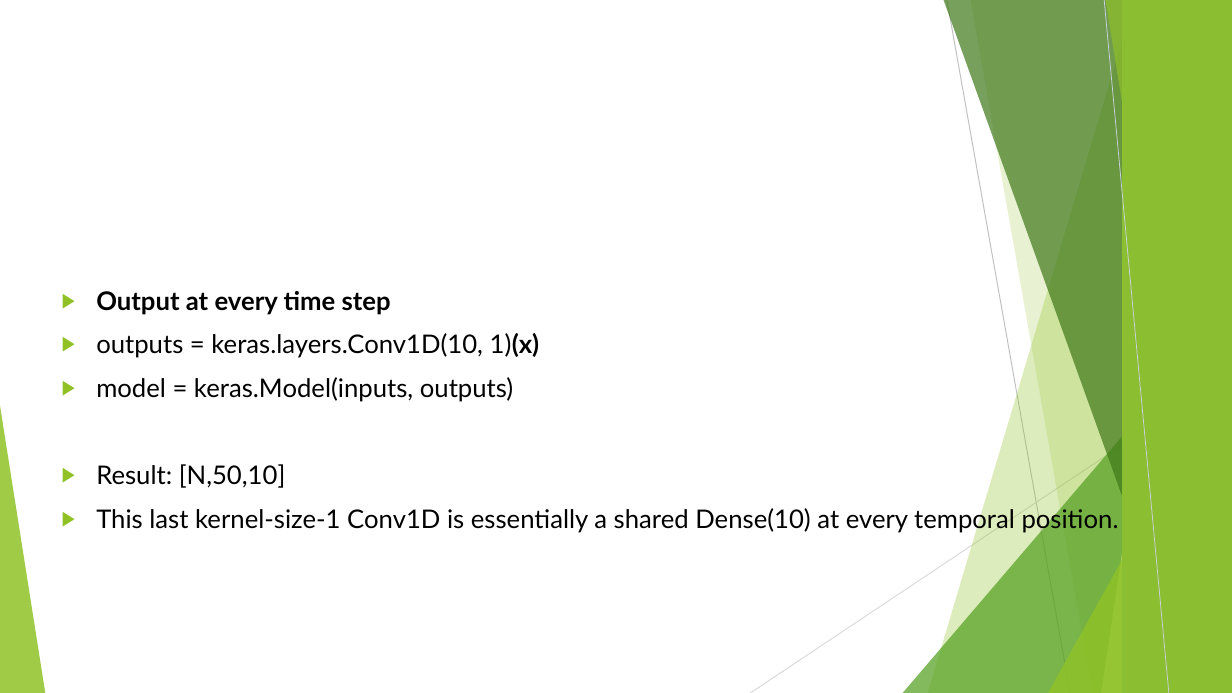
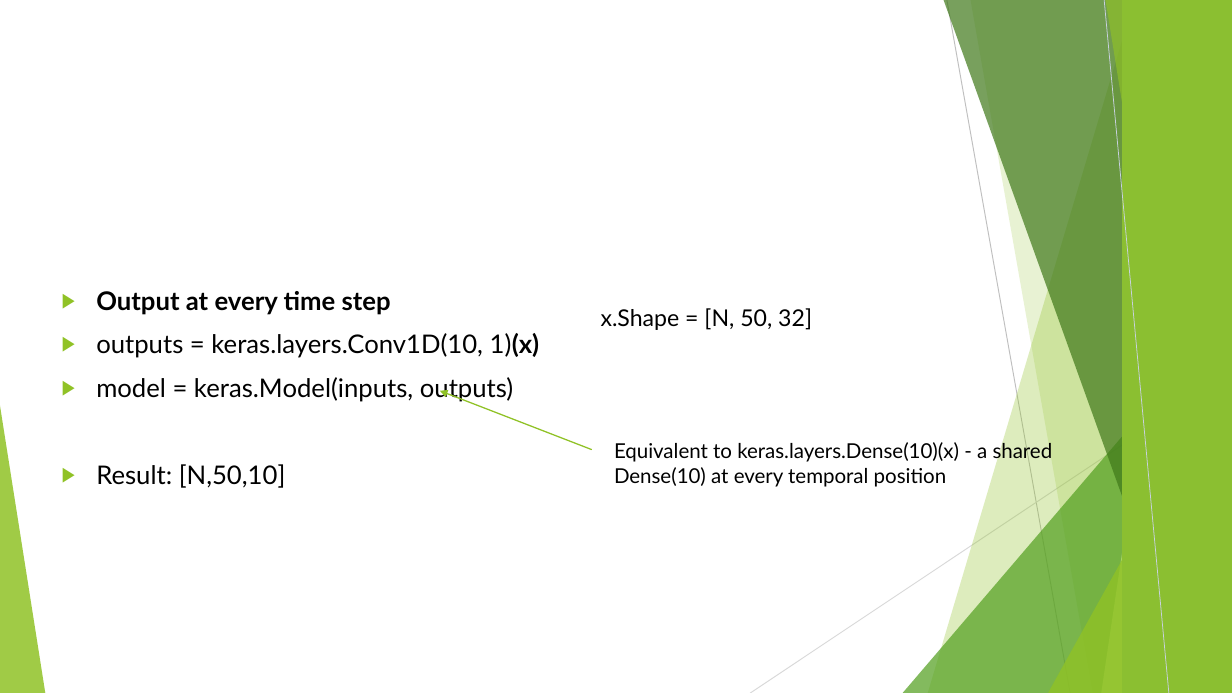
Before and after one commit to FranzGH/timeseries, a slide deck: slide 258 of Slides/05 CNNs.pptx. Drawn at 1232x693 pixels with LibreOffice and Linux fonts; fonts in the diff are those of the drawing. Boxes give left, top, right and bottom in pixels: in the first picture for what was removed or moved away, otherwise in the second. Text is boxed around its words. In the diff, an @@ line names an element or a change of style, - is before the commit and + after.

```diff
--- a/Slides/05 CNNs.pptx
+++ b/Slides/05 CNNs.pptx
@@ text added at [601,308,812,330], 18 pt, text #000000 @@
+x.Shape = [N, 50, 32]
@@ arrow added from (592, 449) to (440, 391), #90C226 1 pt @@
@@ text added at [614,440,1053,487], 16 pt, text #000000 @@
+Equivalent to keras.layers.Dense(10)(x) - a shared Dense(10) at every temporal position
@@ text at [96,506,1119,533]: paragraph removed @@
-▶ This last kernel-size-1 Conv1D is essentially a shared Dense(10) at every temporal position.
```
Also in this commit, not shown: 32 other slides changed, 1 slide added, 5 other files.
